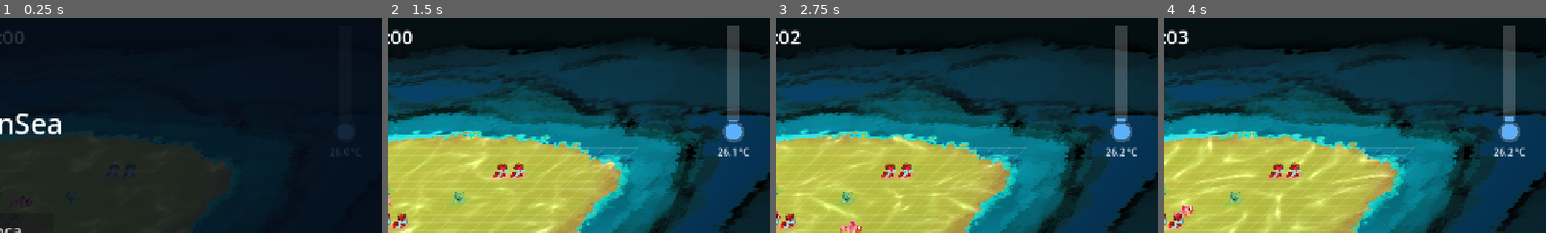
Above: before the commit, frames 1-4 (left to right).
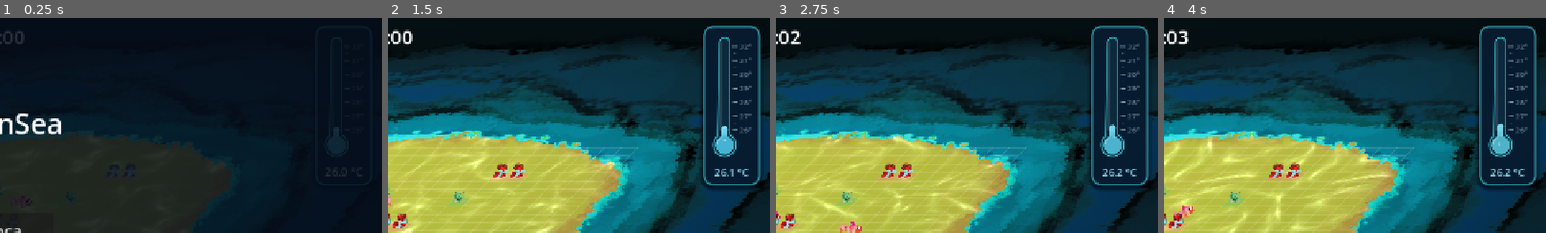
Above: after the commit, the same moments.

Repository: TakFog/rgj2026
Game: Godot game, scene res://main/main.tscn
Same seed, same stepped clock (60 frames per second), same inputs: the game is played once before the commit and once after it. Sound files missing from this copy of the repository are replaced by a short silence.
Inputs (mouse positions are % of the whole screen's width and height, from its top left):
- Up to frame 1 (0.25 s): no input
- Up to frame 2 (1.5 s): click "Gioca" at 0.5 s; click (36, 89) at 1.27 s
- Up to frame 3 (2.75 s): click (36, 89) at 2.02 s
- Up to frame 4 (4 s): click (45, 89) at 2.77 s; click (45, 89) at 3.52 s
The pictures show only the part of the screen within x 50-100%, y 0-50%; the shares and areas given below are measured in that part.

The runs differ from the first frame. In frame 1, 0.2% of the frame differs, in the area x 85-94%, y 8-74%; in frame 2, 8.3%; in frame 3, 8.3%, in the area x 82-98%, y 3-80%; in frame 4, 8.3%.

Commit message:
Redraw the thermometer as a sea-themed card
Matches the inventory cards: navy card with aqua rim, a glass capsule
tube and bulb, liquid that eases up and shifts from aqua through sand
to coral red, rising bubbles, a whole-degree °C scale and a caption
that flashes on each new degree. The rim glows and pulses red near the
top of the range. The card no longer swallows clicks on the reef.

Diff:
--- /dev/null
+++ b/tests/unit/test_thermometer.gd
@@ -0,0 +1,24 @@
+extends TestCase
+
+
+func test_scale_marks_every_whole_degree_in_range() -> void:
+	assert_eq(Thermometer.scale_degrees(26.0, 32.0), [26, 27, 28, 29, 30, 31, 32] as Array[int])
+	assert_eq(Thermometer.scale_degrees(26.5, 28.2), [27, 28] as Array[int])
+
+
+func test_degree_ratio_maps_display_range_to_unit() -> void:
+	assert_almost(Thermometer.degree_ratio(26.0, 26.0, 32.0), 0.0)
+	assert_almost(Thermometer.degree_ratio(29.0, 26.0, 32.0), 0.5)
+	assert_almost(Thermometer.degree_ratio(32.0, 26.0, 32.0), 1.0)
+
+
+func test_liquid_goes_from_cold_through_warm_to_hot() -> void:
+	assert_eq(Thermometer.liquid_color(0.0), Thermometer.COLD)
+	assert_eq(Thermometer.liquid_color(0.5), Thermometer.WARM)
+	assert_eq(Thermometer.liquid_color(1.0), Thermometer.HOT)
+	assert_eq(Thermometer.liquid_color(-1.0), Thermometer.COLD)
+	assert_eq(Thermometer.liquid_color(2.0), Thermometer.HOT)
+
+
+func test_caption_shows_one_decimal_celsius() -> void:
+	assert_eq(Thermometer.caption(28.44), "28.4 °C")
--- a/ui/a_thermometer.gd
+++ b/ui/a_thermometer.gd
@@ -1,42 +1,213 @@
 class_name Thermometer
 extends Control
-## Top-right thermometer (GDD §6, §9): fills and reddens as Game.temperature rises.
-
-const TUBE_SIZE := Vector2(22, 160)
-const BULB_RADIUS := 18.0
-const COLD := Color(0.35, 0.7, 1.0)
-const HOT := Color(1.0, 0.25, 0.15)
-
-var _label: Label
+## Top-right thermometer (GDD §6, §9), drawn as a sea-themed card matching the
+## inventory (InventoryCard palette): a glass tube whose liquid rises and shifts
+## from cool aqua through sand to coral red as Game.temperature climbs, a °C
+## scale, and a caption. Fully custom-drawn; never blocks clicks on the reef.
+
+const CARD_SIZE := Vector2(96, 268)
+const CORNER_RADIUS := InventoryCard.CORNER_RADIUS
+const MARGIN := 16
+
+## Glass geometry, in card pixels. The tube is a capsule joined to the bulb.
+const TUBE_X := 36.0
+const TUBE_HALF_WIDTH := 9.0
+const TUBE_TOP := 20.0
+const BULB_CENTER_Y := 200.0
+const BULB_RADIUS := 19.0
+const GLASS_INSET := 4.0
+## Scale (and liquid level) runs from just above the bulb to just under the cap.
+const SCALE_BOTTOM := BULB_CENTER_Y - BULB_RADIUS - 6.0
+const SCALE_TOP := TUBE_TOP + TUBE_HALF_WIDTH + 6.0
+const TICK_GAP := 5.0
+const MAJOR_TICK := 8.0
+const MINOR_TICK := 4.0
+const TICK_FONT_SIZE := 12
+const CAPTION_FONT_SIZE := 17
+
+## Liquid level eases toward the real value instead of snapping.
+const LEVEL_SMOOTHING := 6.0
+## From this temperature up the card's rim glows hot and pulses.
+const ALARM_FROM := 0.75
+const PULSE_SPEED := 4.0
+const FLASH_SECONDS := 0.6
+const BUBBLE_COUNT := 5
+
+const COLD := Color(0.3, 0.8, 0.95)
+const WARM := InventoryCard.SAND_COLOR
+const HOT := Color(1.0, 0.3, 0.25)
+const GLASS_COLOR := Color(0.25, 0.85, 0.9, 0.08)
+const HIGHLIGHT_COLOR := Color(1, 1, 1, 0.28)
+
+var _shown := 0.0
+var _time := 0.0
+var _flash := 0.0
+var _celsius := 0.0
+var _style := StyleBoxFlat.new()
+var _glass := PackedVector2Array()
+
+
+## Whole degrees to mark on the scale, between the display bounds.
+static func scale_degrees(min_c: float, max_c: float) -> Array[int]:
+	var result: Array[int] = []
+	for degree in range(ceili(min_c), floori(max_c) + 1):
+		result.append(degree)
+	return result
+
+
+static func degree_ratio(celsius: float, min_c: float, max_c: float) -> float:
+	return inverse_lerp(min_c, max_c, celsius)
+
+
+## Cool aqua at 0, sand at 0.5, coral red at 1.
+static func liquid_color(t: float) -> Color:
+	t = clampf(t, 0.0, 1.0)
+	if t < 0.5:
+		return COLD.lerp(WARM, t * 2.0)
+	return WARM.lerp(HOT, (t - 0.5) * 2.0)
+
+
+static func caption(celsius: float) -> String:
+	return "%.1f °C" % celsius
+
+
+## Closed outline of a capsule tube joined to a round bulb, centred on `x`.
+static func glass_outline(x: float, half_width: float, top: float, bulb_y: float, radius: float) -> PackedVector2Array:
+	var points := PackedVector2Array()
+	var join_y := bulb_y - sqrt(radius * radius - half_width * half_width)
+	var cap_y := top + half_width
+	points.append(Vector2(x + half_width, join_y))
+	for i in range(13):  # Rounded cap, right side over to left side.
+		var angle := -PI * float(i) / 12.0
+		points.append(Vector2(x, cap_y) + Vector2(cos(angle), sin(angle)) * half_width)
+	# Bulb, from the left joint the long way round the bottom to the right joint.
+	var start := atan2(join_y - bulb_y, -half_width)
+	var end := atan2(join_y - bulb_y, half_width) - TAU
+	for i in range(1, 32):
+		var angle := lerpf(start, end, float(i) / 32.0)
+		points.append(Vector2(x, bulb_y) + Vector2(cos(angle), sin(angle)) * radius)
+	return points
 
 
 func _ready() -> void:
-	custom_minimum_size = Vector2(90, TUBE_SIZE.y + BULB_RADIUS * 2.0 + 30.0)
-	size = custom_minimum_size
+	custom_minimum_size = CARD_SIZE
+	size = CARD_SIZE
+	mouse_filter = Control.MOUSE_FILTER_IGNORE
 	grow_horizontal = Control.GROW_DIRECTION_BEGIN
-	set_anchors_and_offsets_preset(Control.PRESET_TOP_RIGHT, Control.PRESET_MODE_KEEP_SIZE, 16)
-	_label = Label.new()
-	_label.horizontal_alignment = HORIZONTAL_ALIGNMENT_CENTER
-	_label.position = Vector2(0, TUBE_SIZE.y + BULB_RADIUS * 2.0 + 4.0)
-	_label.size = Vector2(custom_minimum_size.x, 24)
-	add_child(_label)
+	set_anchors_and_offsets_preset(Control.PRESET_TOP_RIGHT, Control.PRESET_MODE_KEEP_SIZE, MARGIN)
+	_style.set_corner_radius_all(CORNER_RADIUS)
+	_style.anti_aliasing = true
+	_style.bg_color = InventoryCard.BG_COLOR
+	_style.set_border_width_all(3)
+	_glass = glass_outline(TUBE_X, TUBE_HALF_WIDTH, TUBE_TOP, BULB_CENTER_Y, BULB_RADIUS)
+	_shown = Game.temperature
 	Game.temperature_changed.connect(_on_temperature_changed)
 	_on_temperature_changed(Game.temperature)
 
 
 func _on_temperature_changed(value: float) -> void:
-	_label.text = "%.1f °C" % TemperatureModel.to_celsius(value, Game.eco.temp_display_min_c, Game.eco.temp_display_max_c)
-	queue_redraw()
+	var celsius := TemperatureModel.to_celsius(value, Game.eco.temp_display_min_c, Game.eco.temp_display_max_c)
+	# Flash the caption each time the reading crosses a whole degree upward.
+	if floori(celsius) > floori(_celsius) and is_node_ready():
+		_flash = 1.0
+	_celsius = celsius
+
+
+func _process(delta: float) -> void:
+	_time += delta
+	_shown = lerpf(_shown, clampf(Game.temperature, 0.0, 1.0), 1.0 - exp(-LEVEL_SMOOTHING * delta))
+	_flash = maxf(_flash - delta / FLASH_SECONDS, 0.0)
+	queue_redraw()  # Bubbles and the alarm pulse animate every frame.
 
 
 func _draw() -> void:
-	var t := clampf(Game.temperature, 0.0, 1.0)
-	var color := COLD.lerp(HOT, t)
-	var x := (custom_minimum_size.x - TUBE_SIZE.x) * 0.5
-	var tube := Rect2(Vector2(x, 0), TUBE_SIZE)
-	var bulb_center := Vector2(custom_minimum_size.x * 0.5, TUBE_SIZE.y + BULB_RADIUS)
-	draw_rect(tube, Color(1, 1, 1, 0.2))
-	draw_circle(bulb_center, BULB_RADIUS, Color(1, 1, 1, 0.2))
-	var fill_height := TUBE_SIZE.y * t
-	draw_rect(Rect2(Vector2(x + 4, TUBE_SIZE.y - fill_height), Vector2(TUBE_SIZE.x - 8, fill_height)), color)
-	draw_circle(bulb_center, BULB_RADIUS - 4.0, color)
+	var t := _shown
+	var color := liquid_color(t)
+	_draw_frame(t)
+	_draw_ticks()
+	draw_colored_polygon(_glass, GLASS_COLOR)
+	_draw_liquid(t, color)
+	_draw_glass_shine()
+	draw_polyline(_glass + PackedVector2Array([_glass[0]]), Color(InventoryCard.RIM_COLOR, 0.75), 2.0, true)
+	_draw_caption(color)
+
+
+func _draw_frame(t: float) -> void:
+	var alarm := clampf(inverse_lerp(ALARM_FROM, 1.0, t), 0.0, 1.0)
+	var pulse := 0.5 + 0.5 * sin(_time * PULSE_SPEED)
+	_style.border_color = Color(InventoryCard.RIM_COLOR, 0.6).lerp(HOT, alarm * (0.6 + 0.4 * pulse))
+	if alarm > 0.0:
+		_style.shadow_color = Color(HOT, 0.25 + 0.3 * alarm * pulse)
+		_style.shadow_size = int(6 + 8 * alarm * pulse)
+		_style.shadow_offset = Vector2.ZERO
+	else:
+		_style.shadow_color = InventoryCard.SHADOW_COLOR
+		_style.shadow_size = 6
+		_style.shadow_offset = Vector2(0, 4)
+	draw_style_box(_style, Rect2(Vector2.ZERO, size))
+
+
+func _level_y(ratio: float) -> float:
+	return lerpf(SCALE_BOTTOM, SCALE_TOP, clampf(ratio, 0.0, 1.0))
+
+
+func _draw_ticks() -> void:
+	var font := get_theme_default_font()
+	var min_c := Game.eco.temp_display_min_c
+	var max_c := Game.eco.temp_display_max_c
+	var x0 := TUBE_X + TUBE_HALF_WIDTH + TICK_GAP
+	var tick_color := Color(InventoryCard.CAPTION_COLOR, 0.55)
+	var degrees := scale_degrees(min_c, max_c)
+	for degree in degrees:
+		var y := _level_y(degree_ratio(degree, min_c, max_c))
+		draw_line(Vector2(x0, y), Vector2(x0 + MAJOR_TICK, y), tick_color, 2.0, true)
+		draw_string(font, Vector2(x0 + MAJOR_TICK + 3.0, y + TICK_FONT_SIZE * 0.35), "%d°" % degree,
+				HORIZONTAL_ALIGNMENT_LEFT, -1, TICK_FONT_SIZE, tick_color)
+		if degree != degrees[-1]:
+			var half := _level_y(degree_ratio(degree + 0.5, min_c, max_c))
+			draw_line(Vector2(x0, half), Vector2(x0 + MINOR_TICK, half), Color(tick_color, 0.3), 1.0, true)
+
+
+func _draw_liquid(t: float, color: Color) -> void:
+	var half := TUBE_HALF_WIDTH - GLASS_INSET
+	var level := _level_y(t)
+	var bulb := Vector2(TUBE_X, BULB_CENTER_Y)
+	var bottom_color := color.darkened(0.12)
+	var top_color := color.lightened(0.15)
+	# Column with a vertical gradient: deeper at the bulb, brighter at the top.
+	var column := PackedVector2Array([
+		Vector2(TUBE_X - half, level), Vector2(TUBE_X + half, level),
+		Vector2(TUBE_X + half, BULB_CENTER_Y), Vector2(TUBE_X - half, BULB_CENTER_Y),
+	])
+	draw_polygon(column, PackedColorArray([top_color, top_color, bottom_color, bottom_color]))
+	draw_circle(bulb, BULB_RADIUS - GLASS_INSET, bottom_color, true, -1.0, true)
+	# Rounded meniscus.
+	draw_circle(Vector2(TUBE_X, level), half, top_color, true, -1.0, true)
+	draw_line(Vector2(TUBE_X - half + 1.0, level - half * 0.3), Vector2(TUBE_X + half - 1.0, level - half * 0.3),
+			Color(1, 1, 1, 0.35), 1.5, true)
+	# Bubbles rise from the bulb, faster and more of them as it heats up.
+	var travel := BULB_CENTER_Y - level
+	if travel <= 0.0:
+		return
+	var speed := 14.0 + 40.0 * t
+	var visible := maxi(1, roundi(BUBBLE_COUNT * (0.4 + 0.6 * t)))
+	for i in range(visible):
+		var phase := fposmod(_time * speed / travel + float(i) / visible, 1.0)
+		var y := BULB_CENTER_Y - phase * travel
+		var x := TUBE_X + sin(_time * 3.0 + i * 1.7) * half * 0.45
+		var radius := 1.2 + 0.8 * fposmod(i * 0.37, 1.0)
+		draw_circle(Vector2(x, y), radius, Color(1, 1, 1, 0.6 * (1.0 - phase)), true, -1.0, true)
+
+
+func _draw_glass_shine() -> void:
+	var x := TUBE_X - TUBE_HALF_WIDTH + 3.0
+	draw_line(Vector2(x, TUBE_TOP + TUBE_HALF_WIDTH), Vector2(x, SCALE_BOTTOM), HIGHLIGHT_COLOR, 2.0, true)
+	draw_arc(Vector2(TUBE_X, BULB_CENTER_Y), BULB_RADIUS - 6.0, PI * 1.05, PI * 1.4, 10, HIGHLIGHT_COLOR, 2.5, true)
+
+
+func _draw_caption(color: Color) -> void:
+	var font := get_theme_default_font()
+	var text_color := color.lightened(0.35).lerp(Color.WHITE, _flash)
+	var baseline := CARD_SIZE.y - 16.0
+	var font_size := CAPTION_FONT_SIZE + roundi(3.0 * _flash)
+	draw_string(font, Vector2(0, baseline), caption(_celsius), HORIZONTAL_ALIGNMENT_CENTER, size.x, font_size, text_color)
Not shown, added: tests/unit/test_thermometer.gd.uid
